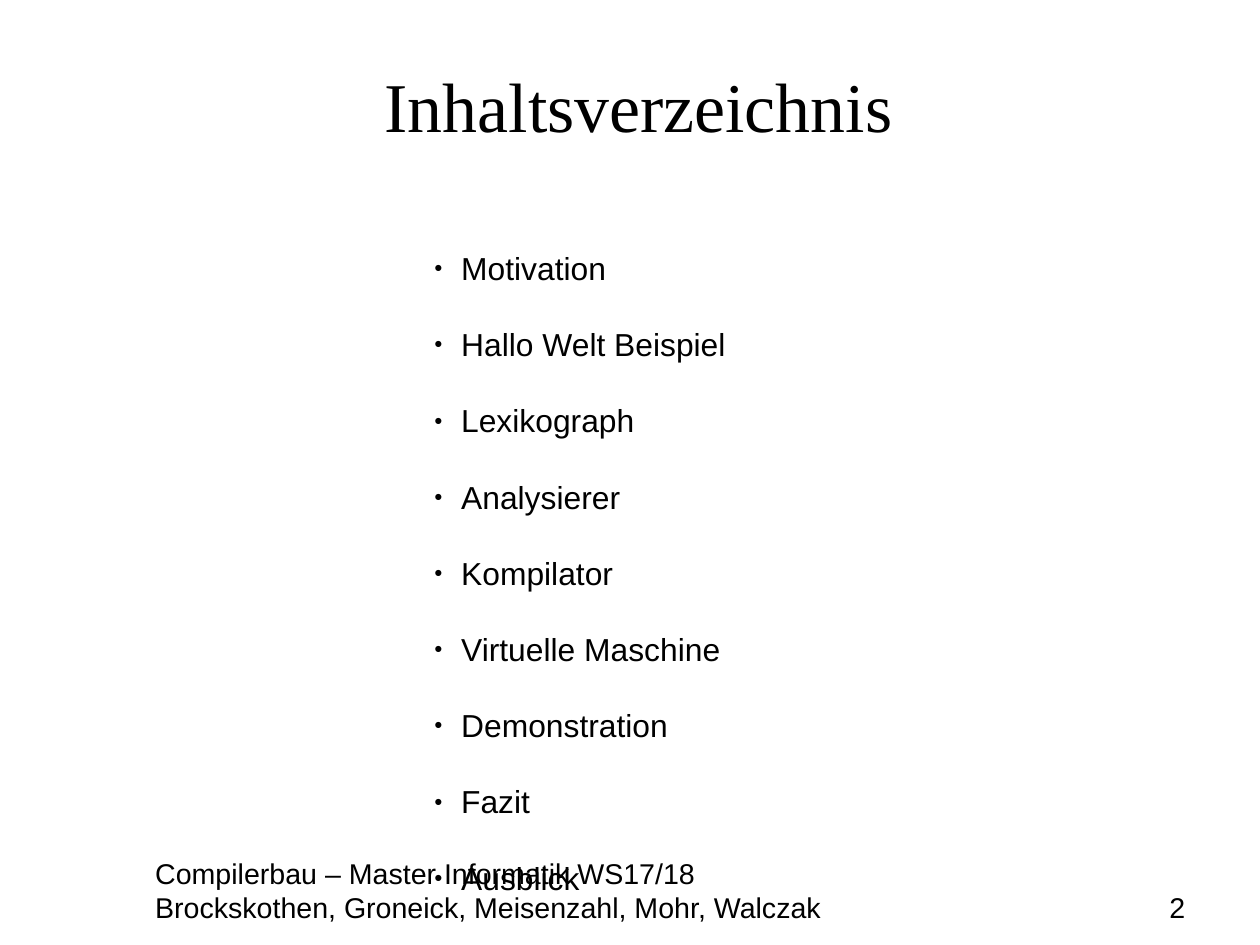
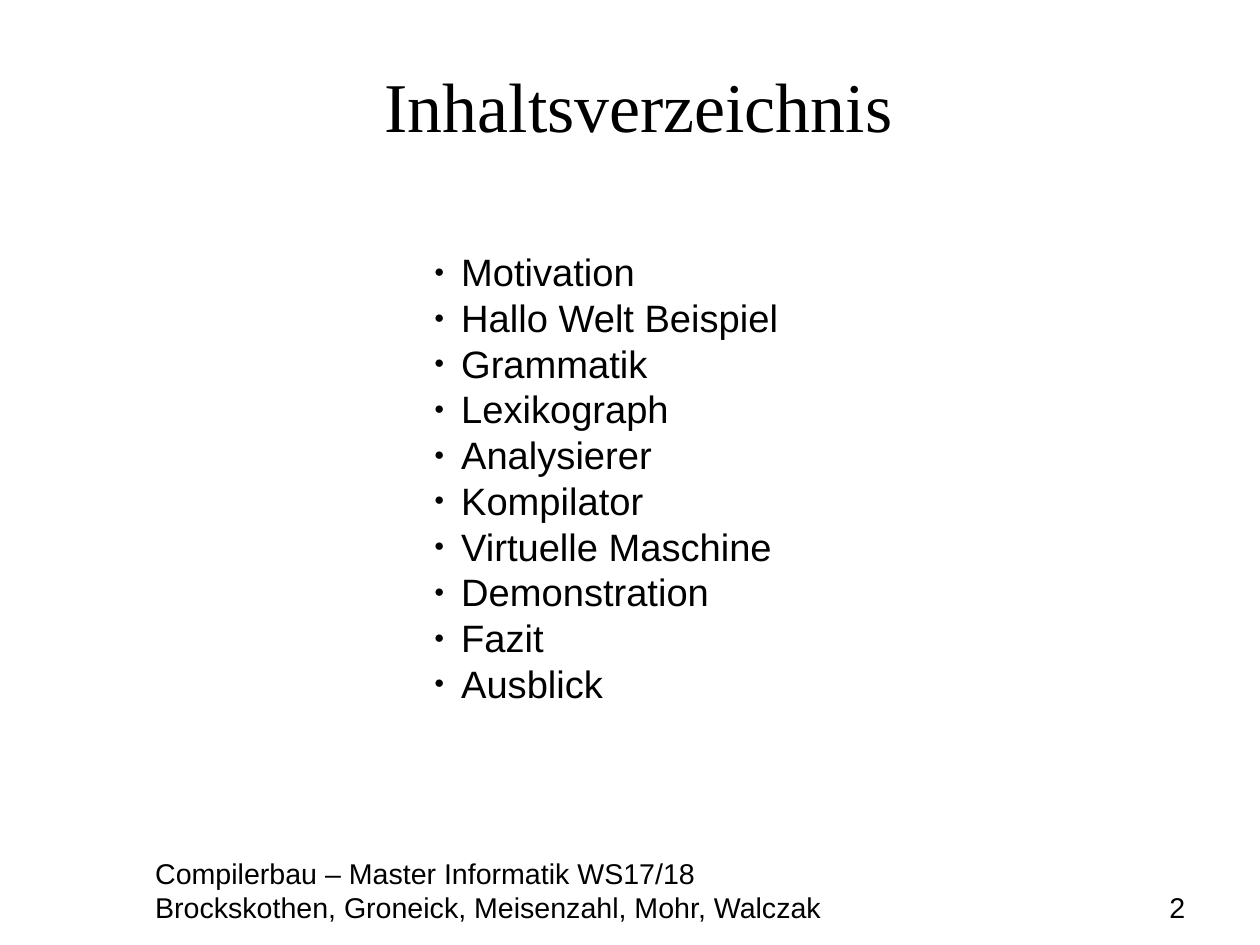
Before and after one commit to MasterInformatikHsBochum/Eine-deutsche-Praesentation, a slide deck: slide 2 of Präsentation.odp. Drawn at 1260x945 pixels with LibreOffice and Linux fonts; fonts in the diff are those of the drawing; background and template pictures are left out. Boxes give left, top, right and bottom in pixels: in the first picture for what was removed or moved away, otherwise in the second. Text is boxed around its words. In the diff, an @@ line names an element or a change of style, - is before the commit and + after.

Commit message:
Folie zur Grammatik hinzugefügt

```diff
--- a/Präsentation.odp
+++ b/Präsentation.odp
@@ text at (x1=461, y1=258, x2=778, y2=699): size 20 to 24 pt @@
@@ text at (x1=461, y1=350, x2=647, y2=379): paragraph added @@
+● Grammatik
```
Also in this commit, not shown: 1 other slide changed, 1 slide added, 1 other file.
